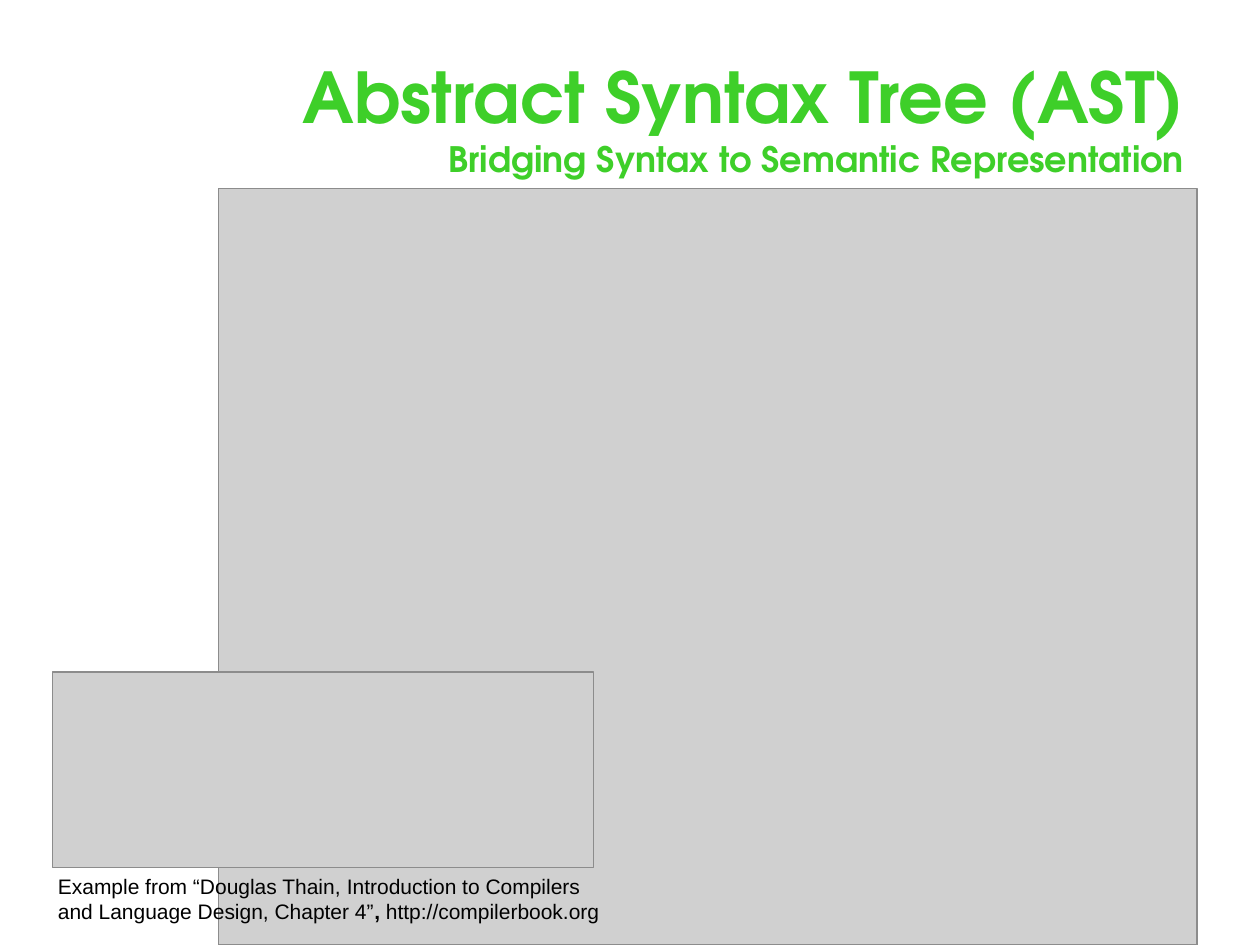
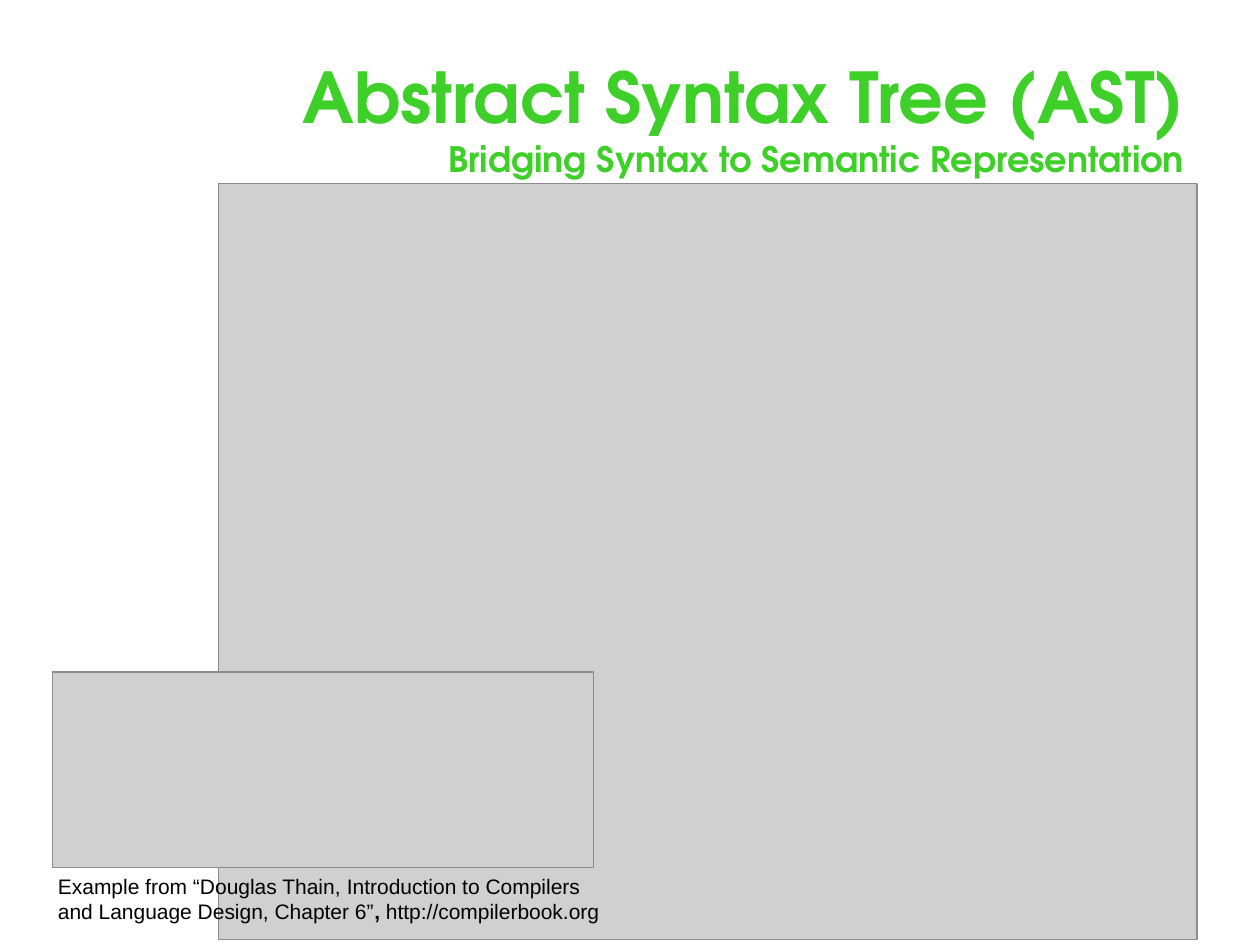
Before and after one commit to auotomaton/ceng444-spring2024, a slide deck: slide 6 of lectures/Lecture04/Lecture04.pptx. Drawn at 1260x945 pixels with LibreOffice and Linux fonts; fonts in the diff are those of the drawing; grey boxes stand for pictures; background and template pictures are left out. Boxes give left, top, right and bottom in pixels: in the first picture for what was removed or moved away, otherwise in the second. Text is boxed around its words. In the diff, an @@ line names an element or a change of style, - is before the commit and + after.

```diff
--- a/lectures/Lecture04/Lecture04.pptx
+++ b/lectures/Lecture04/Lecture04.pptx
@@ picture: place and size @@
-picture at [218,189,1197,945]
+picture at [218,184,1197,940]
@@ text at [58,878,599,924]: text changed @@
-Example from “Douglas Thain, Introduction to Compilers and Language Design, Chapter 4”, http://compilerbook.org
+Example from “Douglas Thain, Introduction to Compilers and Language Design, Chapter 6”, http://compilerbook.org
```
Also in this commit, not shown: 4 other files.
